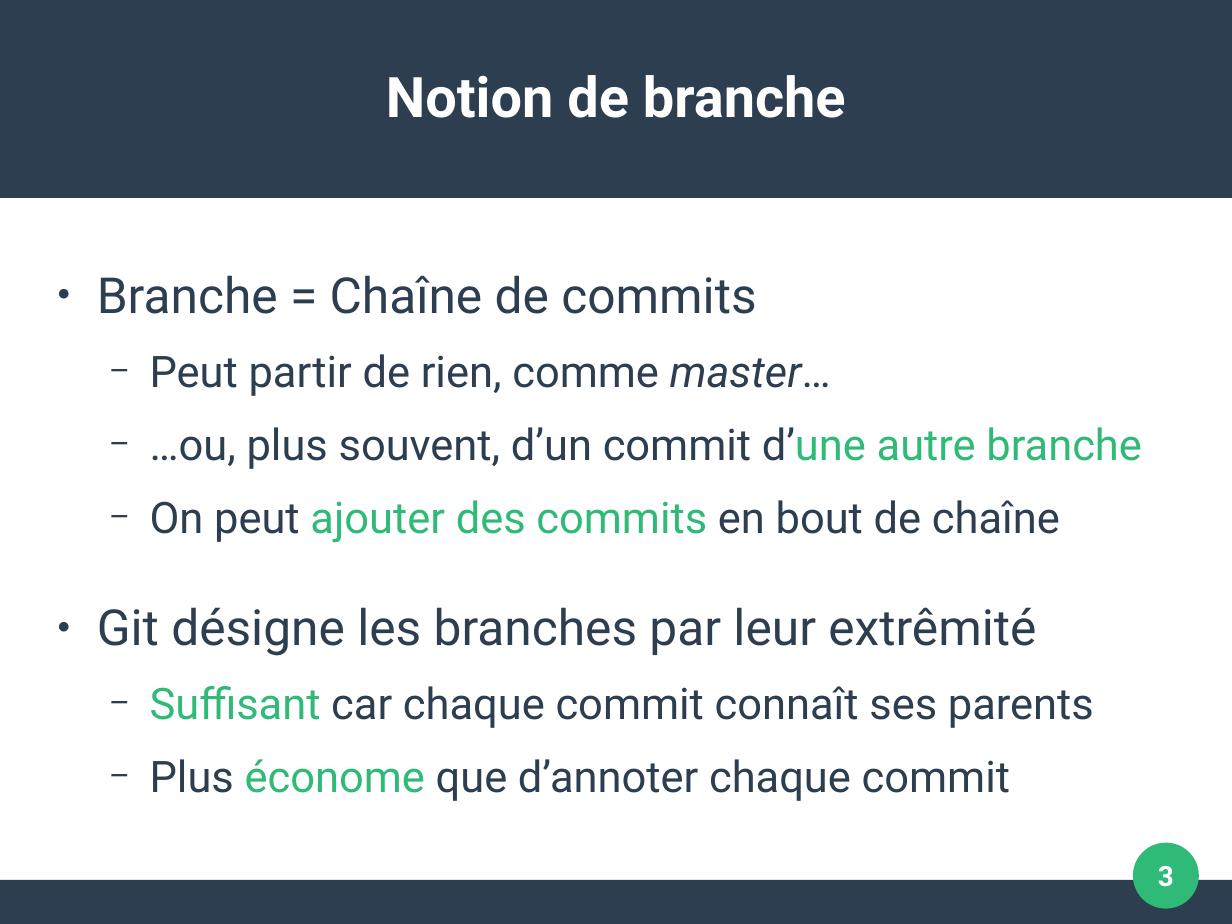
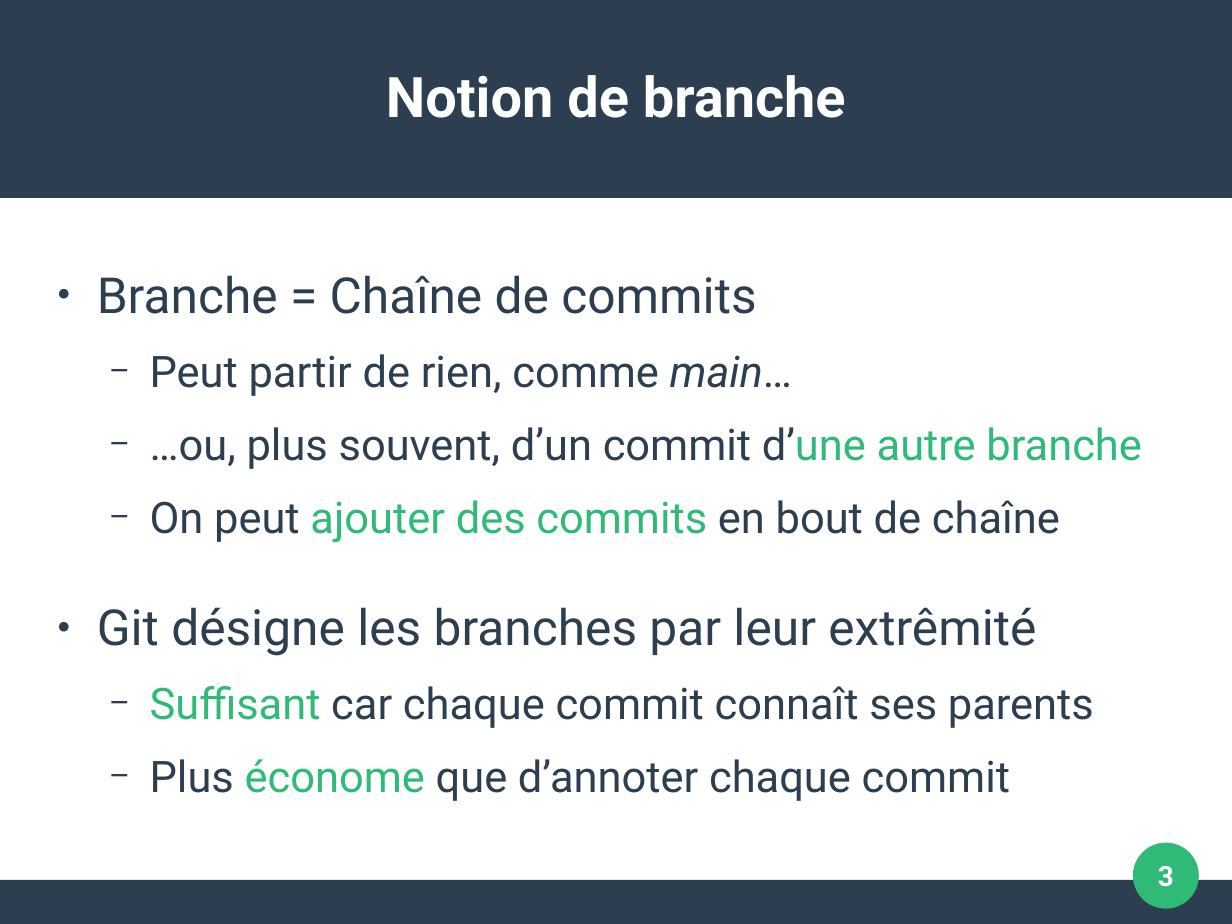
Before and after one commit to pushou/formation-git, a slide deck: slide 3 of Pres3-Branches.odp. Drawn at 1232x924 pixels with LibreOffice and Linux fonts; fonts in the diff are those of the drawing. Boxes give left, top, right and bottom in pixels: in the first picture for what was removed or moved away, otherwise in the second. Text is boxed around its words. In the diff, an @@ line names an element or a change of style, - is before the commit and + after.

Commit message:
Faire les mises à jour master -> main dans les supports

```diff
--- a/Pres3-Branches.odp
+++ b/Pres3-Branches.odp
@@ text at [150, 354, 792, 396]: text changed @@
-  − Peut partir de rien, comme master…
+  − Peut partir de rien, comme main…
```
Also in this commit, not shown: 1 other slide changed, 7 other files.
